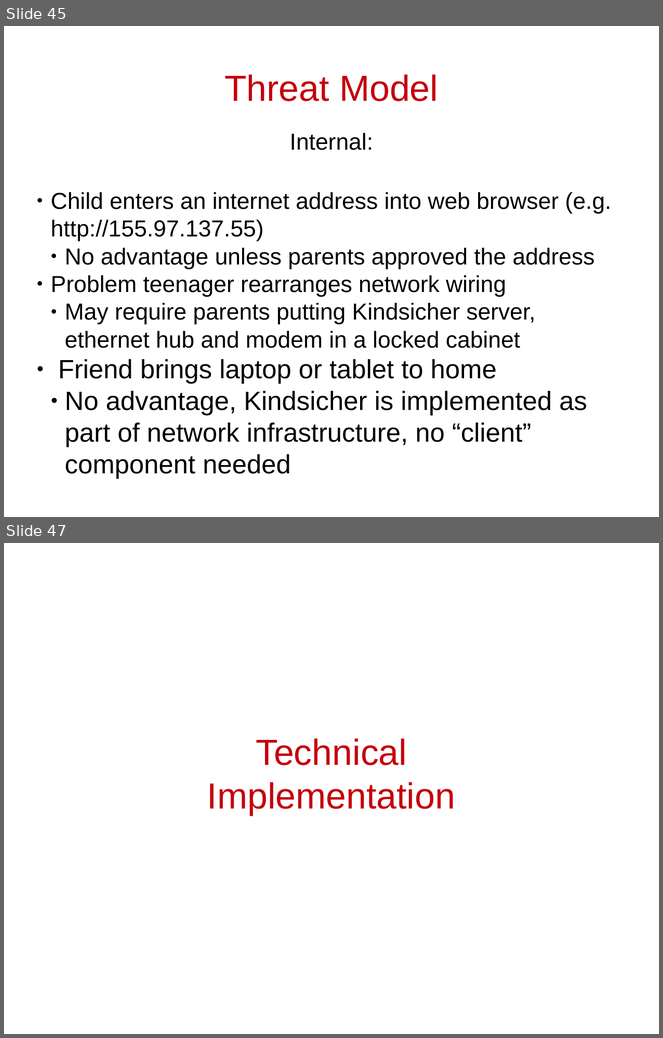
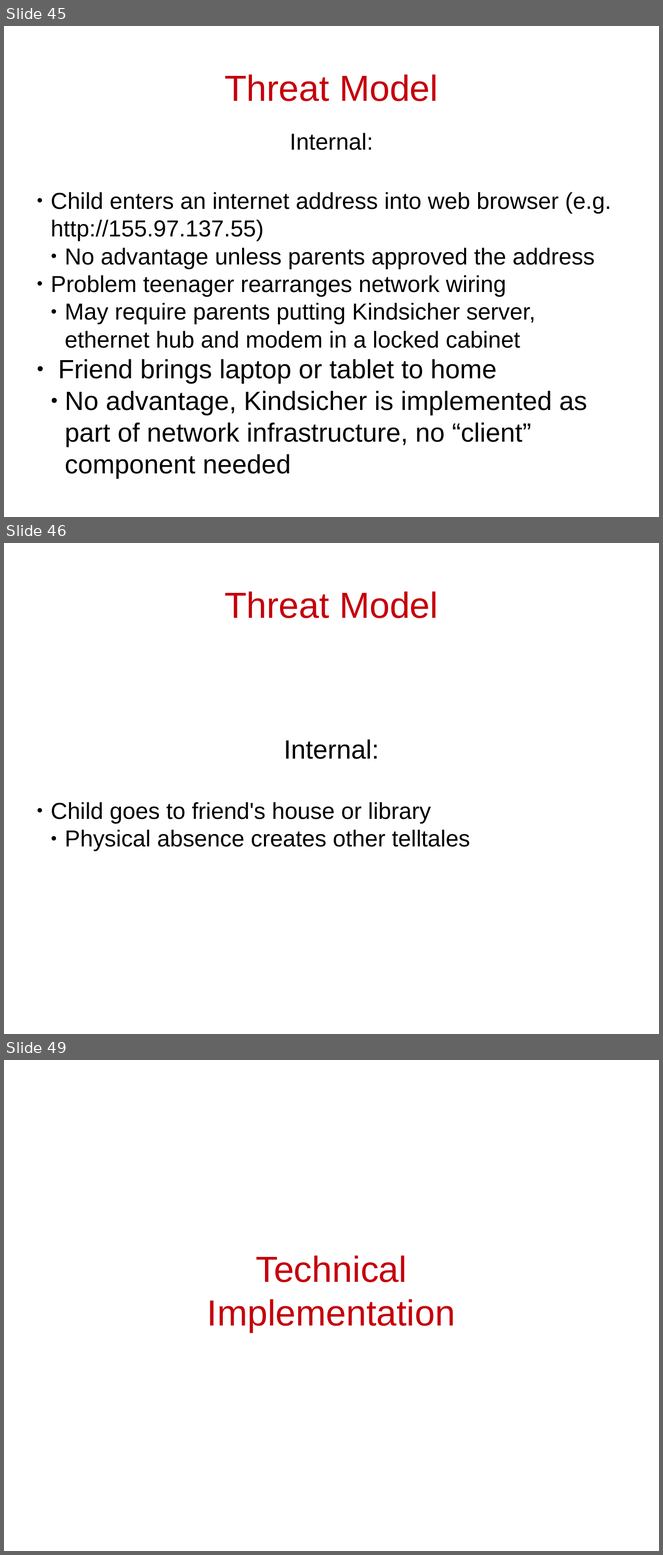
Before and after one commit to cschreiner/kindsicher, a slide deck: proj/presentation_dec09/combined.odp. Shown one above the other, each under a label of ours: slides 45 and 47 before the commit, slides 45, 46 and 49 after it; the slides between them are not shown. The pictures are 663x1038 and 663x1555 pixels, drawn with LibreOffice and Linux fonts; fonts in the diff are those of the drawing. Boxes give left, top, right and bottom in pixels: in the first picture for what was removed or moved away, otherwise in the second. Text is boxed around its words. In the diff, an @@ line names an element or a change of style, - is before the commit and + after.

Commit message:
made all titles be in red.  Added 'questions' slide.

```diff
--- a/proj/presentation_dec09/combined.odp
+++ b/proj/presentation_dec09/combined.odp
@@ slide 46 added at bbox=[4, 543, 659, 1034], background #FFFFFF @@
@@ title added at bbox=[224, 591, 438, 618], 44 pt, text #C5000B @@
+Threat Model
@@ subtitle added at bbox=[51, 740, 470, 852], 28 pt, text #000000 @@
+Internal:
+● Child goes to friend's house or library
+  ● Physical absence creates other telltales
@@ what was slide 47 is now slide 49 @@
```
Also in this commit, not shown: 19 slides changed, 2 other slides added.
